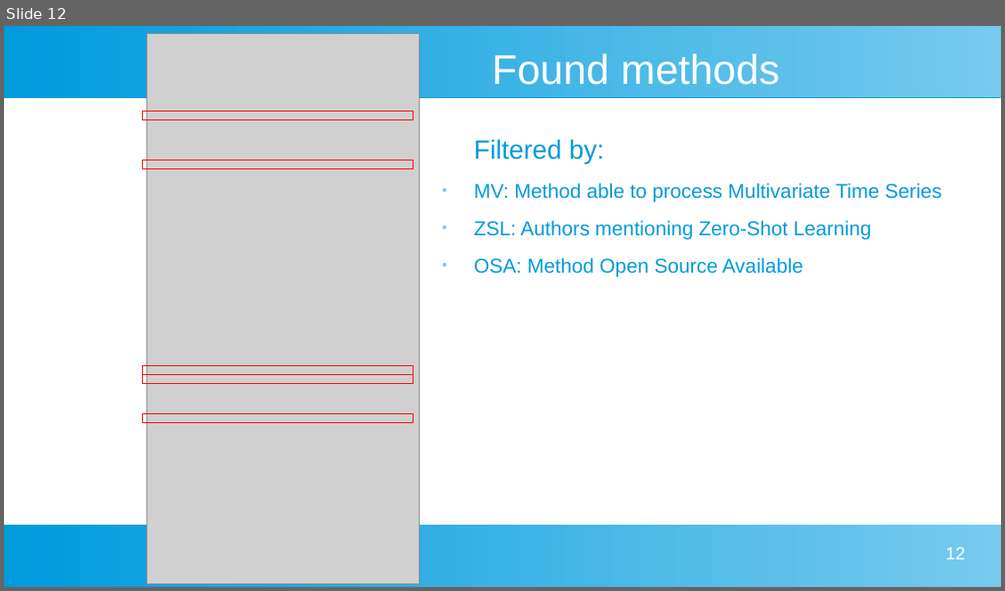
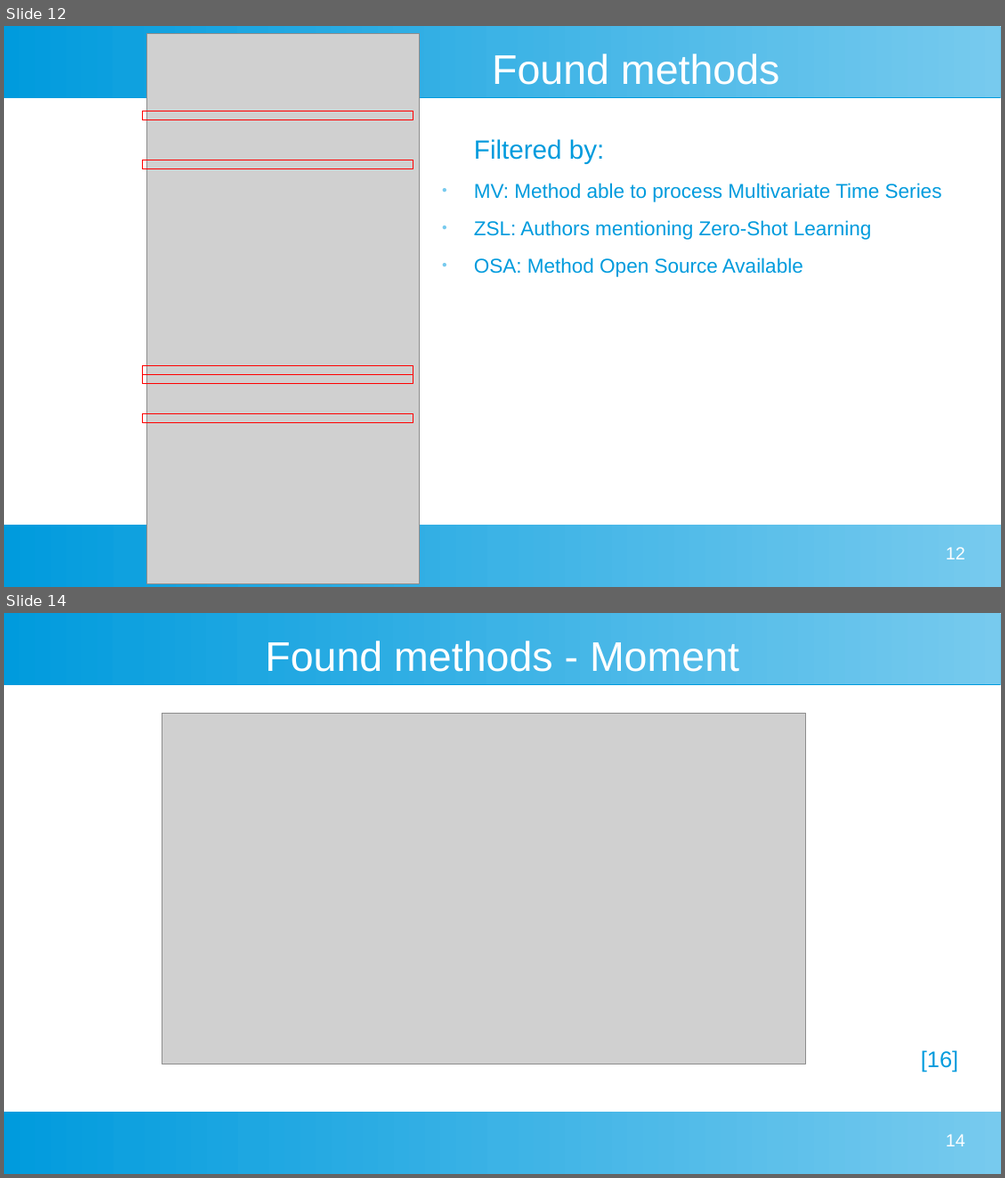
Before and after one commit to johanneshoelker/Smart-Systems-Paper, a slide deck: Presentation/Kolloq.odp. Shown one above the other, each under a label of ours: slide 12 before the commit, slides 12 and 14 after it; the slides between them are not shown. The pictures are 1005x591 and 1005x1178 pixels, drawn with LibreOffice and Linux fonts; fonts in the diff are those of the drawing; grey boxes stand for pictures. Boxes give left, top, right and bottom in pixels: in the first picture for what was removed or moved away, otherwise in the second. Text is boxed around its words. In the diff, an @@ line names an element or a change of style, - is before the commit and + after.

```diff
--- a/Presentation/Kolloq.odp
+++ b/Presentation/Kolloq.odp
@@ slide 14 added at [4,613,1001,1174], background #FFFFFF; not listed: 2 template elements that a slide beside it also shows @@
@@ title added at [265,641,739,672], 33 pt, text #FFFFFF @@
+Found methods - Moment
@@ picture added at [162,713,805,1063] @@
@@ text added at [921,1050,958,1071], 18 pt, text #009BDD @@
+[16]
@@ page number added at [946,1134,965,1146], 14 pt, text #FFFFFF @@
+14
```
Also in this commit, not shown: 5 slides changed, 5 other files.
